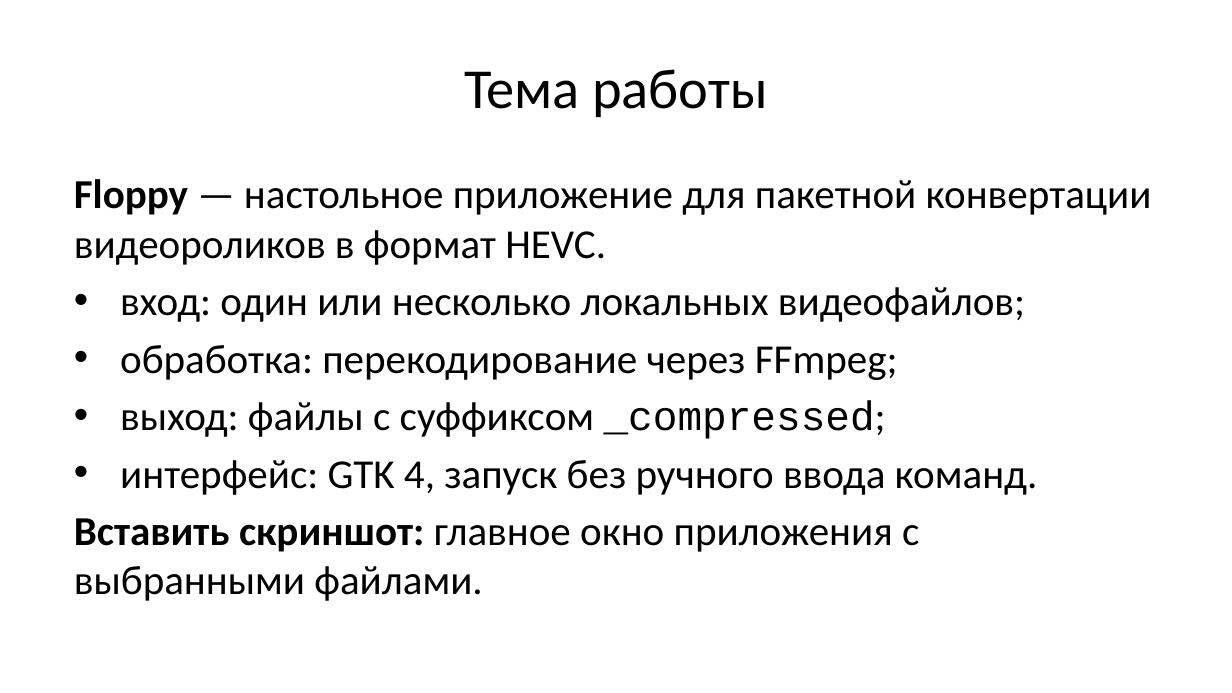
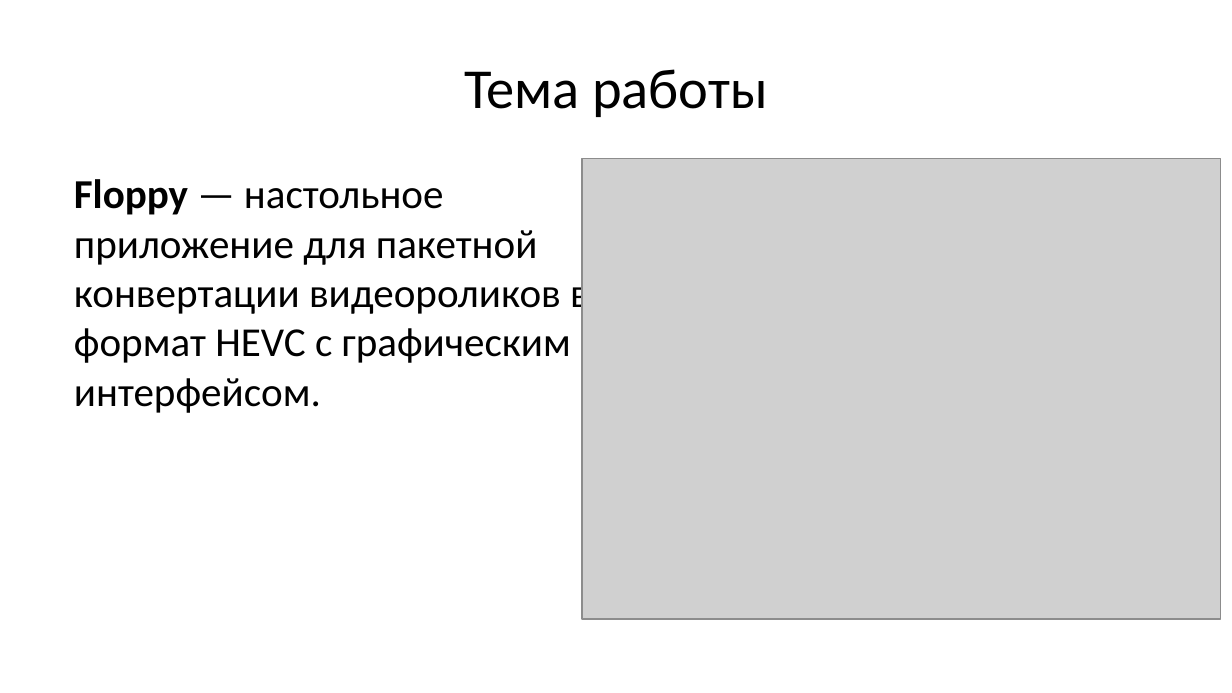
Before and after one commit to Wool5443/Study-data, a slide deck: slide 2 of Programming/Project/presentation/floppy-defense.odp. Drawn at 1232x693 pixels with LibreOffice and Linux fonts; fonts in the diff are those of the drawing; grey boxes stand for pictures. Boxes give left, top, right and bottom in pixels: in the first picture for what was removed or moved away, otherwise in the second. Text is boxed around its words. In the diff, an @@ line names an element or a change of style, - is before the commit and + after.

```diff
--- a/Programming/Project/presentation/floppy-defense.odp
+++ b/Programming/Project/presentation/floppy-defense.odp
@@ text at [74,179,590,413]: text changed @@
-Floppy — настольное приложение для пакетной конвертации видеороликов в формат HEVC.
-• вход: один или несколько локальных видеофайлов;
-• обработка: перекодирование через FFmpeg;
-• выход: файлы с суффиксом _compressed;
-• интерфейс: GTK 4, запуск без ручного ввода команд.
-Вставить скриншот: главное окно приложения с выбранными файлами.
+Floppy — настольное приложение для пакетной конвертации видеороликов в формат HEVC с графическим интерфейсом.
@@ picture added at [582,158,1220,618] @@
```
Also in this commit, not shown: 13 other slides changed, 4 slides removed, 3 other files.
